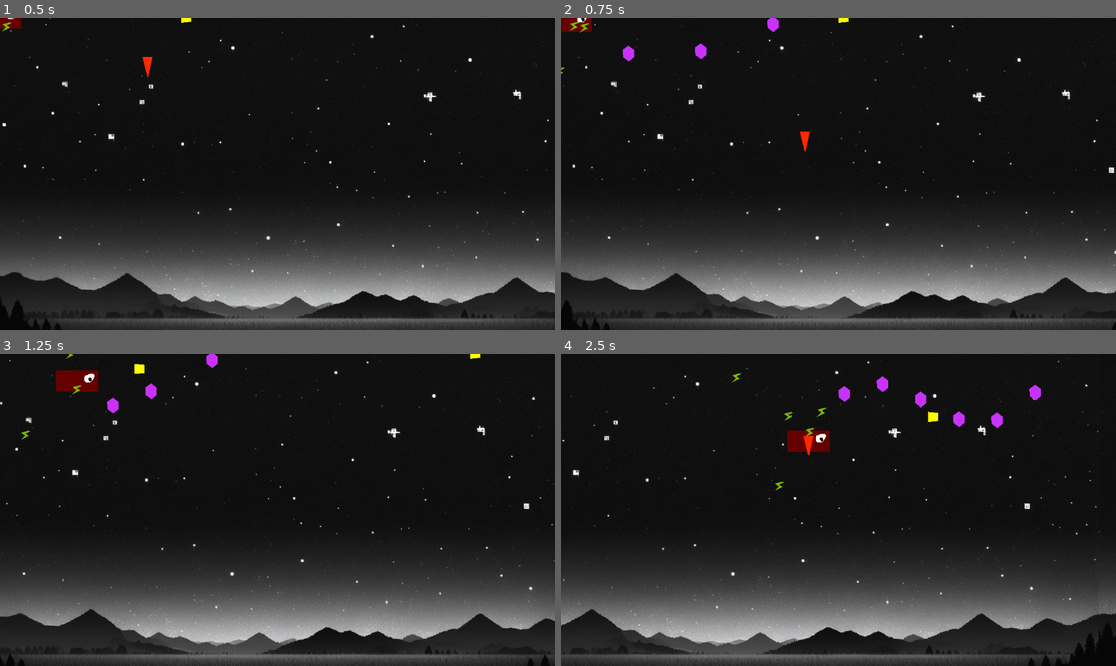
Above: before the commit, frames 1-4 (two rows, left to right).
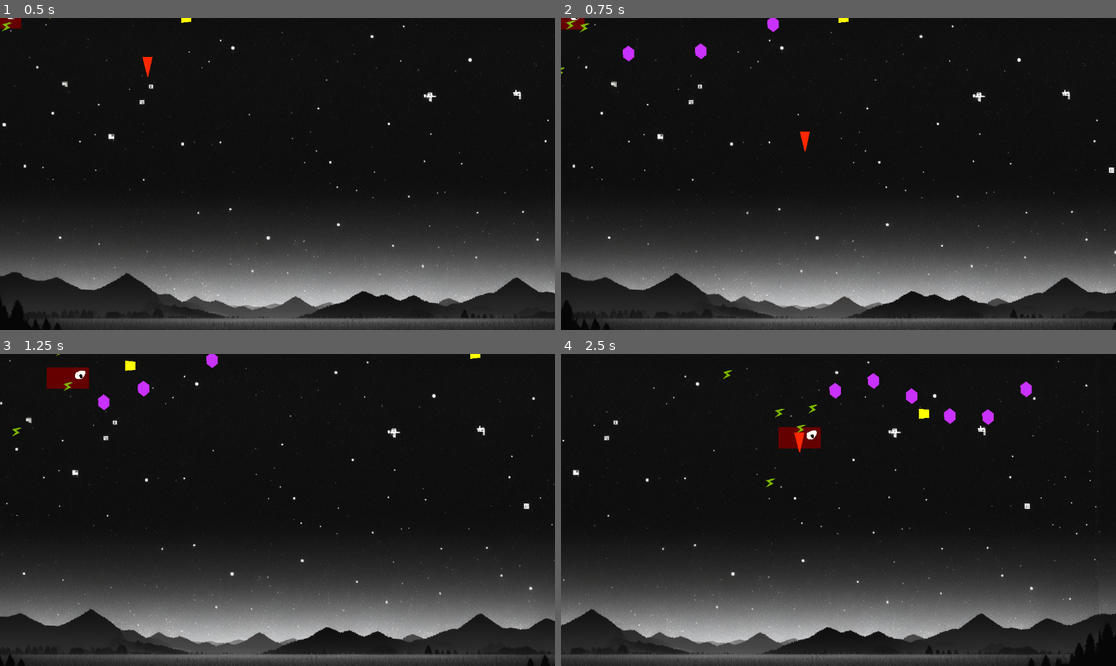
Above: after the commit, the same moments.

Repository: deutschundfranke/survivius
Game: Godot game, scene res://Misc/space.tscn
Same seed, same stepped clock (60 frames per second), same inputs: the game is played once before the commit and once after it.
Inputs (mouse positions are in pixels of both pictures, inside the frame that each line leads up to):
- Up to frame 1 (0.5 s): no input
- Up to frame 2 (0.75 s): move the mouse to (960, 158) at 0.52 s; hold Up (up) from 0.53 s (still down); click (960, 158) at 0.67 s
- Up to frame 3 (1.25 s): keep holding Up (up)
- Up to frame 4 (2.5 s): move the mouse to (727, 525) at 1.27 s; release Up (up) at 1.28 s; hold Down (down) 1.28-2.03 s; move the mouse to (894, 441) at 2.02 s; hold Up (up) from 2.03 s (still down)

Frame 1 is identical in both runs. In frame 2, 0.1% of the frame differs, in the area x 0-6%, y 0-5%; in frame 3, 0.9%; in frame 4, 1.7%, in the area x 29-87%, y 5-44%.

Commit message:
Update Player.gd
player movement with acceleration

Diff:
--- a/Player/Player.gd
+++ b/Player/Player.gd
@@ -5,6 +5,8 @@
 @export var weapons: Array[WeaponBase] = []
 
 var targetPos: Vector2
+var velocity: Vector2 = Vector2()  # Initial velocity
+@export var acceleration: float = 2000  # Acceleration rate in pixels per second squared
 
 # Called when the node enters the scene tree for the first time.
 func _ready():
@@ -23,7 +25,9 @@
 		#if (self.position.y > 1000):
 			#self.position.y = 1000
 
-	self.moveToTarget(delta)
+	# apply a more acceleration based movement
+	accelerate_towards_target(delta)
+	# self.moveToTarget(delta)
 
 func setTargetPos(newTarget: Vector2):
 	self.targetPos = newTarget
@@ -39,7 +43,40 @@
 
 	var maxSpeedNow = self.maxSpeed * delta
 	if (distance.length() > maxSpeedNow):
-		distance = distance.normalized() * maxSpeedNow
+		# distance = distance.normalized() * maxSpeedNow
+		distance = self.direction * maxSpeedNow
 	self.position = self.position + distance
 
 	# clamp position
+
+func accelerate_towards_target(delta):
+
+	# if target is reached, slow down
+	if (self.targetPos == Vector2(-1,-1)):
+		velocity -= velocity * 0.05
+		global_position += velocity * delta
+		return
+
+	# Calculate the direction to the target
+	var direction_to_target = (self.targetPos - global_position).normalized()
+
+	# Calculate the acceleration vector
+	var acceleration_vector = direction_to_target * acceleration * delta
+
+	# Update the velocity
+	velocity += acceleration_vector
+
+	# if target reached, set targetPos to "off"
+	var distance: Vector2 = (self.targetPos - self.position)
+	if (distance.length() < 100):
+		self.targetPos = Vector2(-1,-1)
+
+	# Clamp the speed to the maximum value
+	if velocity.length() > maxSpeed:
+		velocity = velocity.normalized() * maxSpeed
+
+	# Print the current velocity for debugging purposes
+	print("Current Velocity: ", velocity)
+
+	# move as Node2D
+	global_position += velocity * delta
